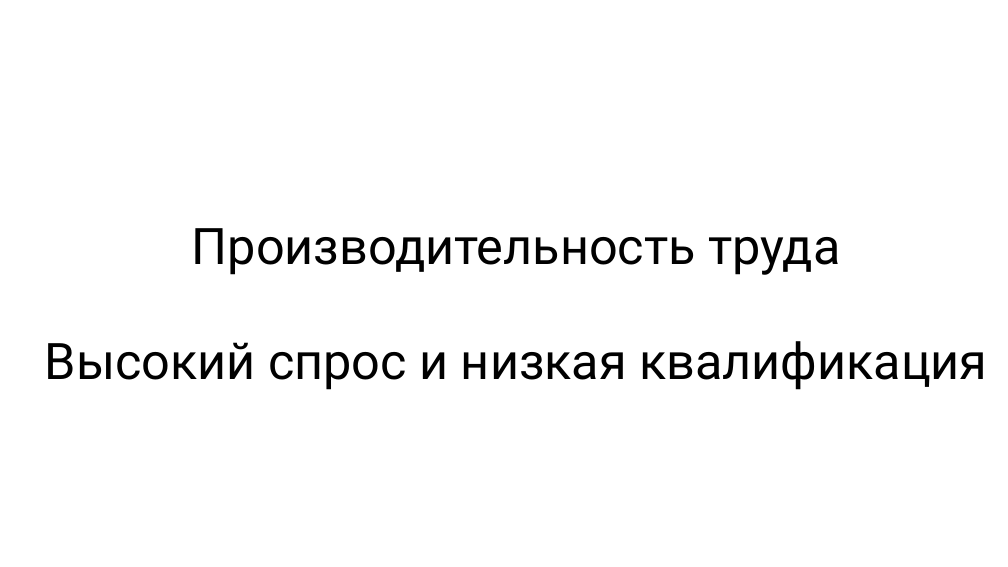
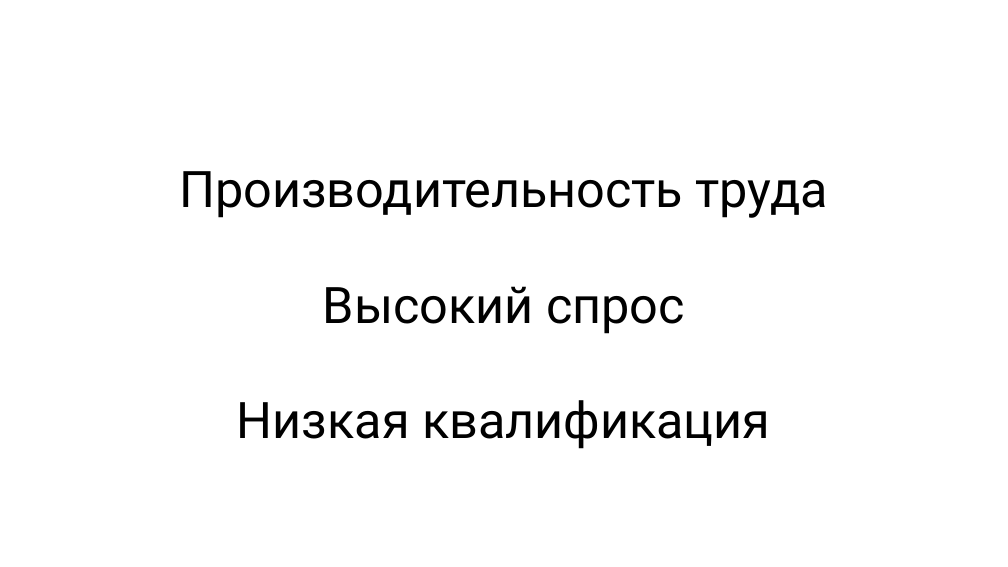
Before and after one commit to rkhaimov/brain-gym, a slide deck: slide 23 of Презентация.pptx (slide 19 before the commit). Drawn at 1008x567 pixels with LibreOffice and Linux fonts; fonts in the diff are those of the drawing. Boxes give left, top, right and bottom in pixels: in the first picture for what was removed or moved away, otherwise in the second. Text is boxed around its words. In the diff, an @@ line names an element or a change of style, - is before the commit and + after.

```diff
--- a/Презентация.pptx
+++ b/Презентация.pptx
@@ text "Производительность труда": place and size @@
-text "Производительность труда" at (192,228,840,275)
+text "Производительность труда" at (179,171,828,218)
@@ text added at (323,286,685,334), 48 pt, text #000000 @@
+Высокий спрос
@@ text at (237,400,770,449): text changed @@
-Высокий спрос и низкая квалификация
+Низкая квалификация
```
Also in this commit, not shown: 1 other slide changed, 17 slides added, 2 slides removed.
